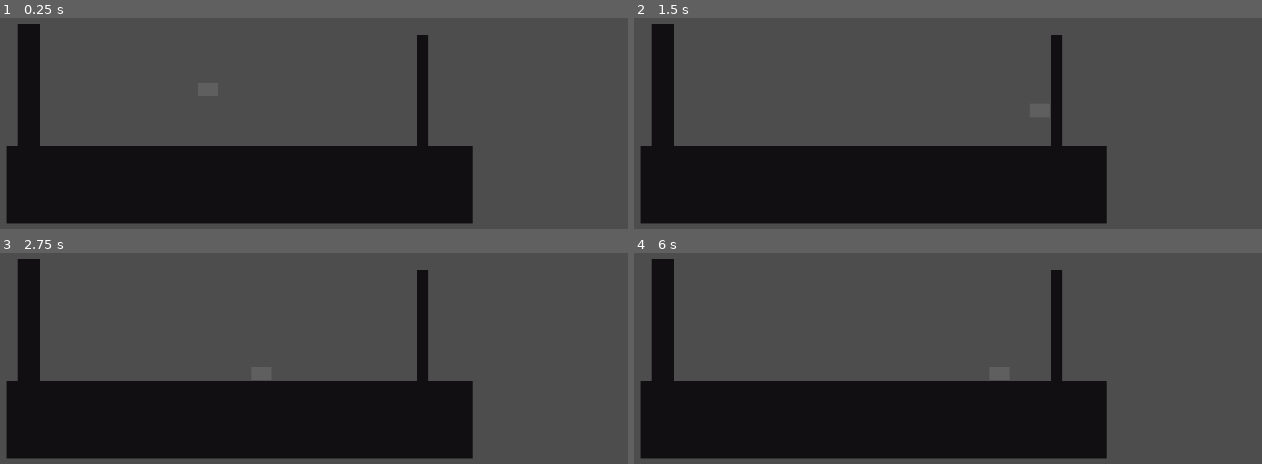
Above: before the commit, frames 1-4 (two rows, left to right).
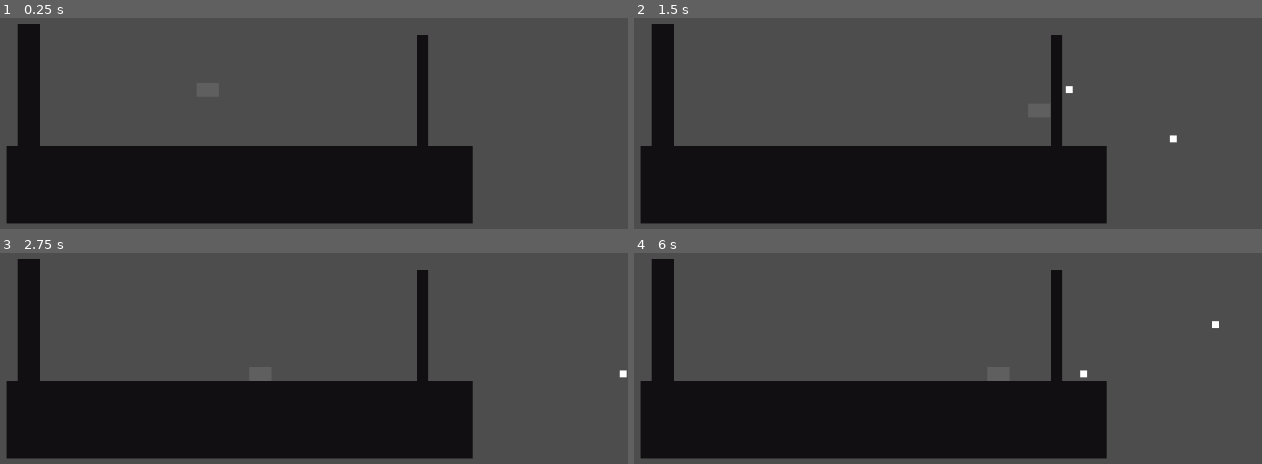
Above: after the commit, the same moments.

Repository: Jemoctopus/echobat
Game: Godot game, scene res://scenes/level.tscn
Two runs of this game, one before a commit and one after it. Both use one fixed random seed, a clock stepped at 60 frames per second and the inputs below. The project has no main scene, so this scene is started directly.
Inputs:
- Up to frame 1 (0.25 s): no input
- Up to frame 2 (1.5 s): hold Right (ui_right) from 0.53 s (still down); tap Space (fire_soundwave) at 0.6, 1.35 s; tap Up (ui_up) at 0.77 s
- Up to frame 3 (2.75 s): tap Up (ui_up) at 1.52 s; release Right (ui_right) at 2.03 s; hold Left (ui_left) from 2.03 s (still down); tap Space (fire_soundwave) at 2.1 s
- Up to frame 4 (6 s): release Left (ui_left) at 2.78 s; hold Right (ui_right) 2.78-4.28 s; tap Space (fire_soundwave) every 0.75 s from 2.85 to 5.85 s; tap Up (ui_up) at 3.02, 3.77, 4.52 s; hold Left (ui_left) 4.28-5.03 s; hold Right (ui_right) 5.03-5.78 s; hold Left (ui_left) from 5.78 s (still down)

The runs differ from the first frame. In frame 2, less than 0.1% of the frame differs, in the area x 68-87%, y 32-60%; in frame 3, less than 0.1%; in frame 4, less than 0.1%.

Commit message:
Successfully fire soundwave

Diff:
--- a/echobat/scenes/bat_player.tscn
+++ b/echobat/scenes/bat_player.tscn
@@ -1,26 +1,29 @@
 [gd_scene format=3 uid="uid://cmmnirqgtvea2"]
 
 [ext_resource type="Script" uid="uid://cj7alhaqs4vup" path="res://scripts/bat_player.gd" id="1_5n6vd"]
+[ext_resource type="PackedScene" uid="uid://bf7v2o28wtktd" path="res://scenes/soundwave.tscn" id="2_1ny5b"]
 
 [sub_resource type="CapsuleShape2D" id="CapsuleShape2D_go7nf"]
+height = 32.0
 
 [node name="CharacterBody2D" type="CharacterBody2D" unique_id=1353722318 node_paths=PackedStringArray("soundwave_spawn")]
 script = ExtResource("1_5n6vd")
-soundwave_spawn = NodePath("CollisionShape2D/Node2D/Marker2D")
+soundwave_scene = ExtResource("2_1ny5b")
+soundwave_spawn = NodePath("Node2D/Marker2D")
 
 [node name="CollisionShape2D" type="CollisionShape2D" parent="." unique_id=1842205770]
 rotation = 1.5707964
 shape = SubResource("CapsuleShape2D_go7nf")
 
-[node name="Node2D" type="Node2D" parent="CollisionShape2D" unique_id=564757985]
+[node name="Node2D" type="Node2D" parent="." unique_id=564757985]
 
-[node name="ColorRect" type="ColorRect" parent="CollisionShape2D/Node2D" unique_id=93982794]
-offset_left = -9.704945
-offset_top = -14.65313
-offset_right = 9.863251
-offset_bottom = 14.496468
+[node name="ColorRect" type="ColorRect" parent="Node2D" unique_id=93982794]
+offset_left = -16.0
+offset_top = -10.0
+offset_right = 16.0
+offset_bottom = 10.0
 color = Color(0.37413925, 0.37413928, 0.37413922, 1)
 
-[node name="Marker2D" type="Marker2D" parent="CollisionShape2D/Node2D" unique_id=907834147]
-position = Vector2(-6.556708e-07, -15)
+[node name="Marker2D" type="Marker2D" parent="Node2D" unique_id=907834147]
+position = Vector2(15.999999, 0)
 rotation = -1.5707964
--- a/echobat/scenes/soundwave.tscn
+++ b/echobat/scenes/soundwave.tscn
@@ -2,19 +2,21 @@
 
 [ext_resource type="Script" uid="uid://cg01hcg5krn35" path="res://scripts/soundwave.gd" id="1_5eq6b"]
 
-[sub_resource type="RectangleShape2D" id="RectangleShape2D_x173g"]
-size = Vector2(10, 10)
+[sub_resource type="CircleShape2D" id="CircleShape2D_5eq6b"]
+radius = 5.0990195
 
 [node name="Node2D" type="Node2D" unique_id=1746745061]
 script = ExtResource("1_5eq6b")
-
-[node name="RigidBody2D" type="RigidBody2D" parent="." unique_id=1615042443]
-
-[node name="CollisionShape2D" type="CollisionShape2D" parent="RigidBody2D" unique_id=30671844]
-shape = SubResource("RectangleShape2D_x173g")
 
 [node name="ColorRect" type="ColorRect" parent="." unique_id=1003094616]
 offset_left = -5.0
 offset_top = -5.0
 offset_right = 5.0
 offset_bottom = 5.0
+
+[node name="Area2D" type="Area2D" parent="." unique_id=307420963]
+
+[node name="CollisionShape2D" type="CollisionShape2D" parent="Area2D" unique_id=1426766321]
+shape = SubResource("CircleShape2D_5eq6b")
+
+[connection signal="body_entered" from="Area2D" to="." method="echolocation_detection"]
--- a/echobat/scripts/bat_player.gd
+++ b/echobat/scripts/bat_player.gd
@@ -26,5 +26,9 @@
 		velocity.x = move_toward(velocity.x, 0, SPEED)
 
 	if Input.is_action_just_pressed("fire_soundwave"):
-		pass
+		print("POW")
+		var soundwave = soundwave_scene.instantiate()
+		soundwave.position = soundwave_spawn.global_position
+		soundwave.rotation = $Node2D.rotation
+		add_sibling(soundwave)
 	move_and_slide()
--- a/echobat/scripts/soundwave.gd
+++ b/echobat/scripts/soundwave.gd
@@ -10,3 +10,9 @@
 # Called every frame. 'delta' is the elapsed time since the previous frame.
 func _process(delta: float) -> void:
 	move_local_x(SPEED * delta)
+
+
+
+func echolocation_detection(body: Node2D) -> void:
+	if body == TileMapLayer:
+		print("TILEMAP")
